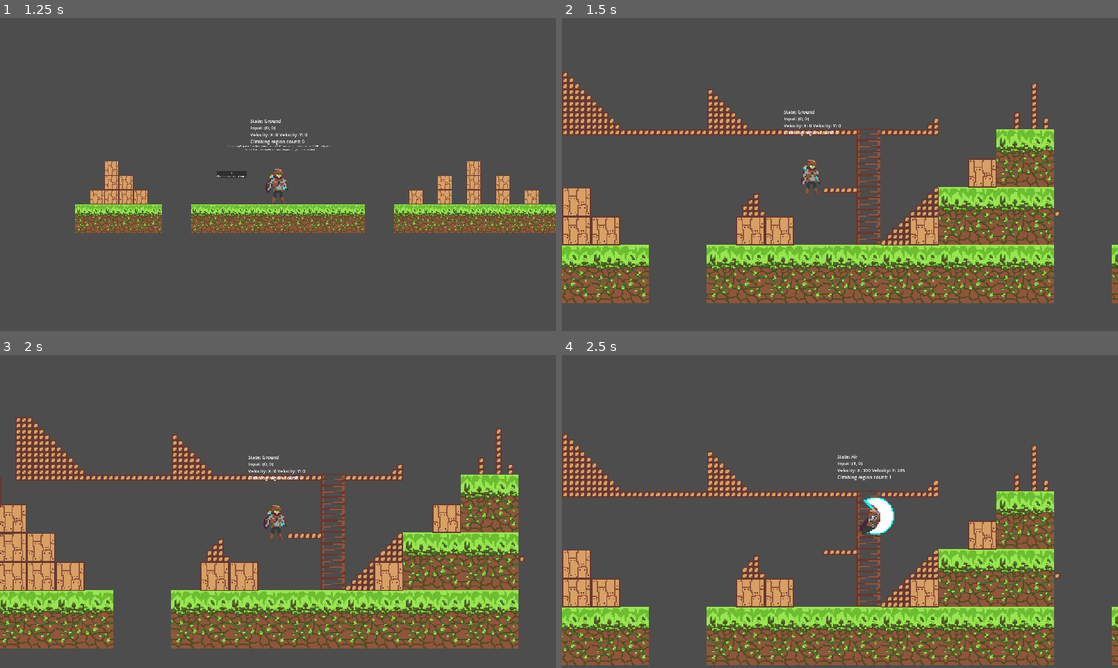
Above: before the commit, frames 1-4 (two rows, left to right).
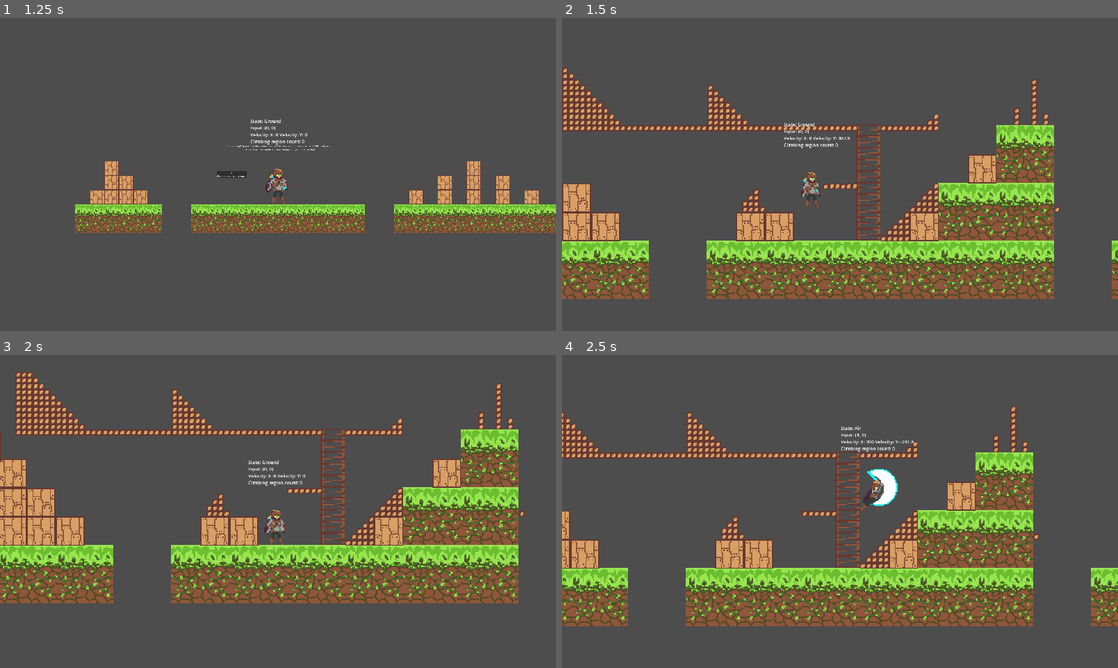
Above: after the commit, the same moments.

Repository: KevinSCoursey/VaultsOfTheAbyss
Game: Godot game, scene res://Scenes/UI/Menus/title_screen.tscn
Two runs of this game, one before a commit and one after it. Both use one fixed random seed, a clock stepped at 60 frames per second and the inputs below.
Inputs (mouse positions are in pixels of both pictures, inside the frame that each line leads up to):
- Up to frame 1 (1.25 s): click "Play" at 0.5 s
- Up to frame 2 (1.5 s): click "-> Character controller world" at 1.25 s
- Up to frame 3 (2 s): no input
- Up to frame 4 (2.5 s): move the mouse to (962, 495) at 2.02 s; press the mouse at (962, 495) at 2.03 s; hold D (move_right) from 2.03 s (still down); tap Space (jump) at 2.27 s

Frame 1 is identical in both runs. In frame 2, 21% of the frame differs, in the area x 0-100%, y 15-92%; in frame 3, 44%, in the area x 0-95%, y 5-94%; in frame 4, 41%.
Error before the commit: Invalid access to property or key 'step_height' on a base object of type 'CharacterBody2D (Player)'. (res://Code/State)

Commit message:
Hotfix removing step-height remains

Diff:
--- a/Code/State Machine/ground_state.gd
+++ b/Code/State Machine/ground_state.gd
@@ -12,7 +12,7 @@
 		# Writing it this way simplifies the subsequent if/else statements.
 		character.velocity.y = 0
 		return
-	elif character.velocity.y >= character.step_height * 40:
+	elif character.velocity.y >= 400:
 		# If the character is in the air, transition to the air state. This can happen if they
 		# fall off of a ledge, for example. Giving a falling buffer of a little bit of velocity
 		# prevents an odd run-fall-run animation cycle when going down large-stepped stairs.
--- a/Scenes/Character/Player/climbing_state.gd
+++ b/Scenes/Character/Player/climbing_state.gd
@@ -4,7 +4,7 @@
 	playback.travel("climb")
 
 func state_physics_process(_delta) -> void:
-	if !character.is_on_floor() && character.velocity.y >= character.step_height * 40:
+	if !character.is_on_floor() && character.velocity.y >= 400:
 		# If the character is in the air, transition to the air state. This can happen if they
 		# fall off of a ledge, for example. Giving a falling buffer of a little bit of velocity
 		# prevents an odd run-fall-run animation cycle when going down large-stepped stairs.
--- a/Scenes/Character/Player/player.tscn
+++ b/Scenes/Character/Player/player.tscn
@@ -518,7 +518,6 @@
 [node name="Sprite2D" type="Sprite2D" parent="."]
 texture = ExtResource("2_ibmon")
 hframes = 6
-frame = 2
 metadata/_edit_lock_ = true
 
 [node name="Camera2D" type="Camera2D" parent="."]
